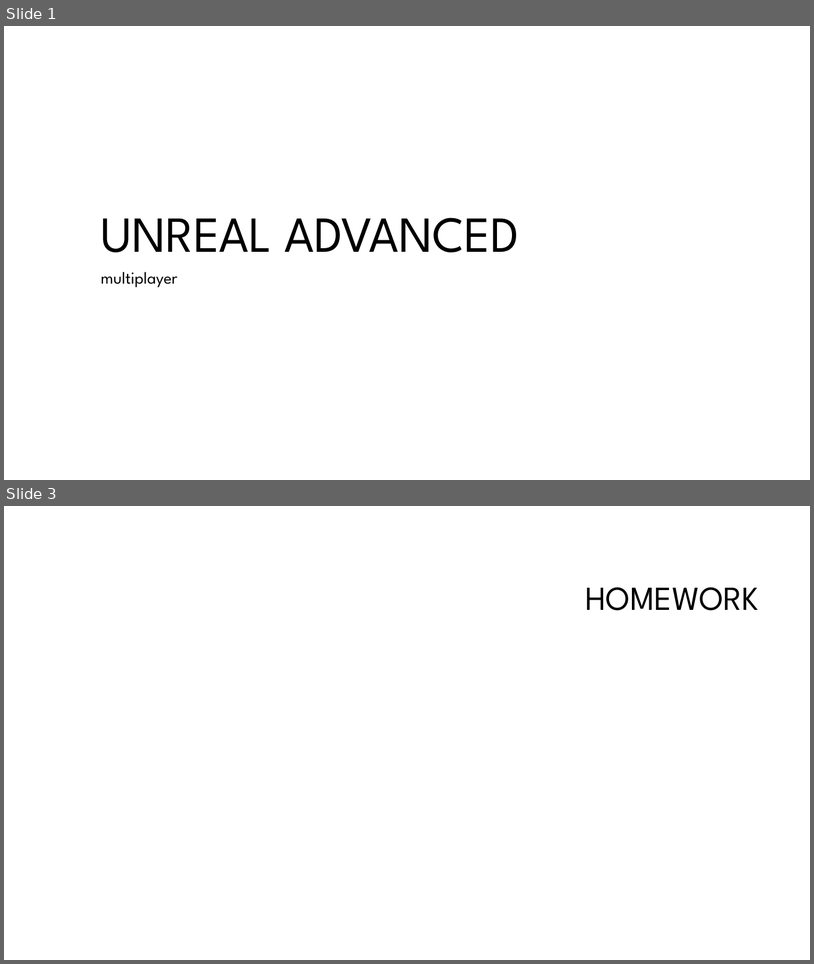
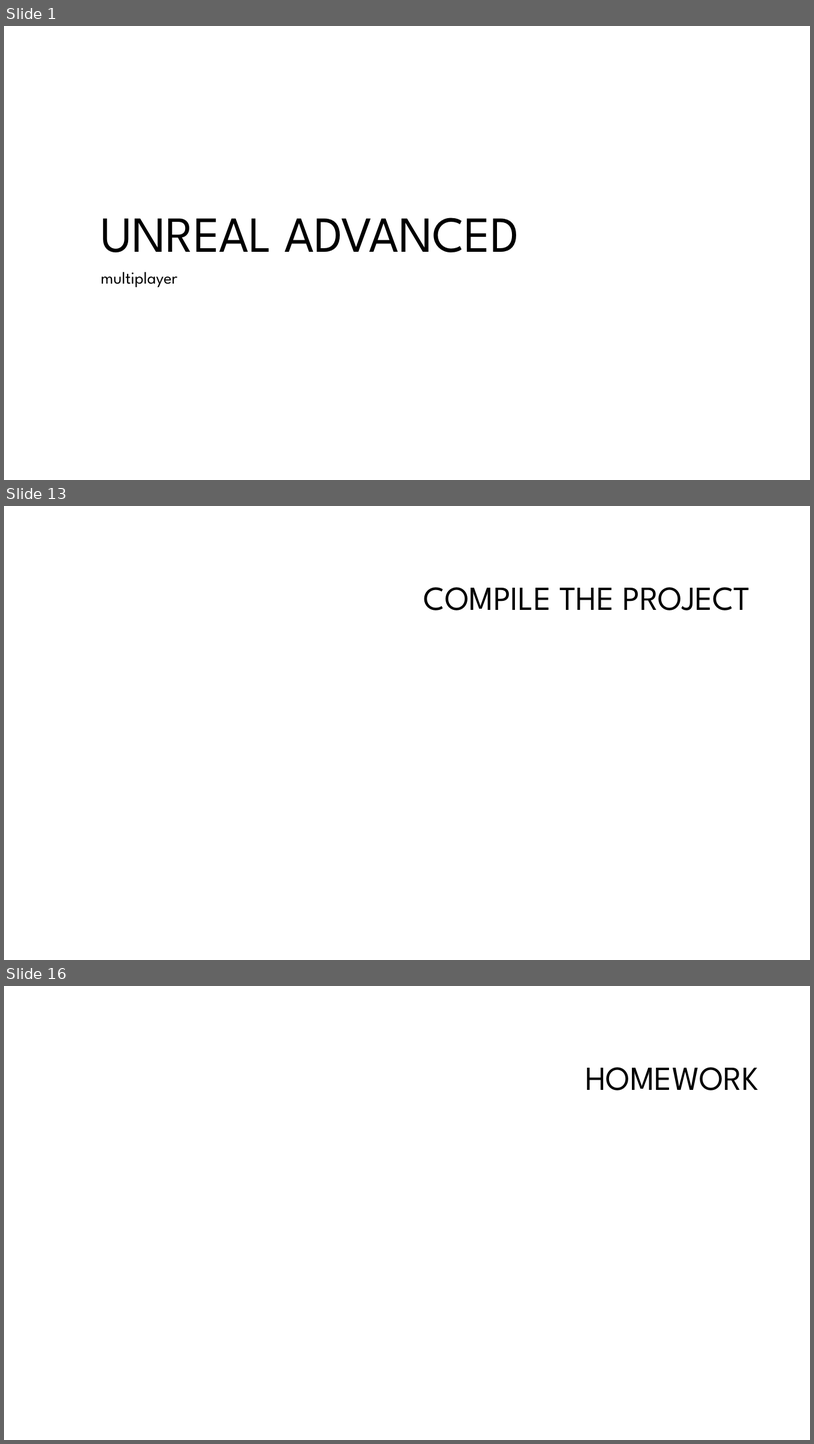
Before and after one commit to Koous61/unreal-course, a slide deck: Multiplayer[3].pptm. Shown one above the other, each under a label of ours: slides 1 and 3 before the commit, slides 1, 13 and 16 after it; the slides between them are not shown. The pictures are 814x964 and 814x1444 pixels, drawn with LibreOffice and Linux fonts; fonts in the diff are those of the drawing; background and template pictures are left out. Boxes give left, top, right and bottom in pixels: in the first picture for what was removed or moved away, otherwise in the second. Text is boxed around its words. In the diff, an @@ line names an element or a change of style, - is before the commit and + after.

```diff
--- a/Multiplayer[3].pptm
+++ b/Multiplayer[3].pptm
@@ slide 13 added at (4, 506, 810, 960), background #FFFFFF @@
@@ title added at (424, 587, 751, 610), 40 pt, text #000000 @@
+COMPILE THE PROJECT
@@ what was slide 3 is now slide 16 @@
```
Also in this commit, not shown: 1 slide changed, 13 other slides added, 1 slide removed.
